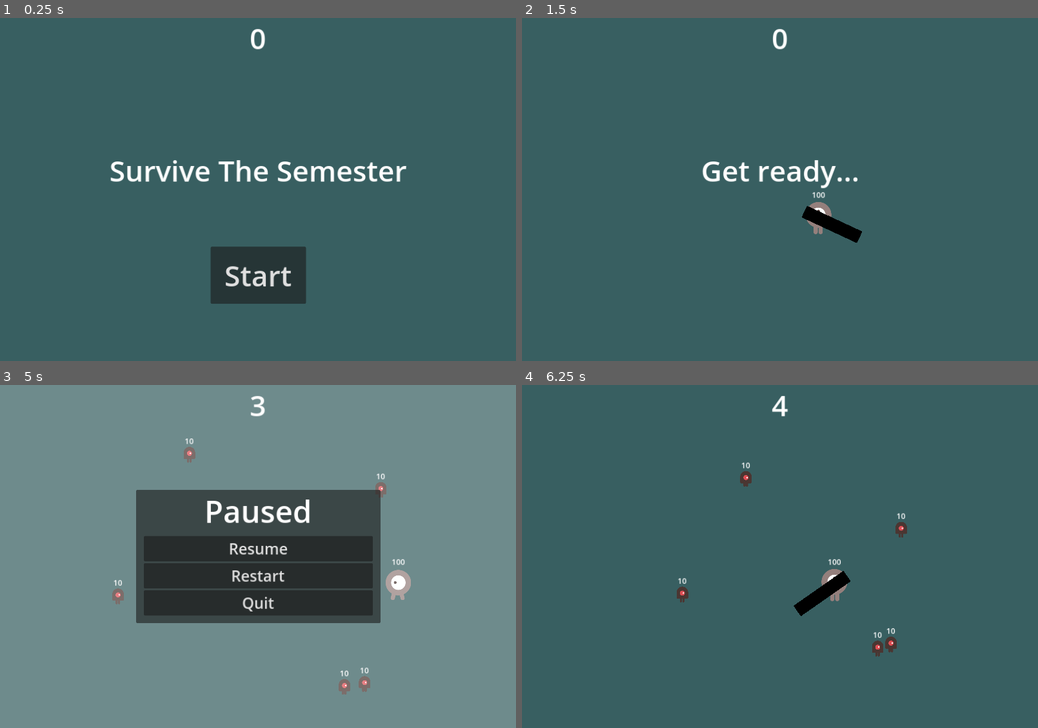
Above: before the commit, frames 1-4 (two rows, left to right).
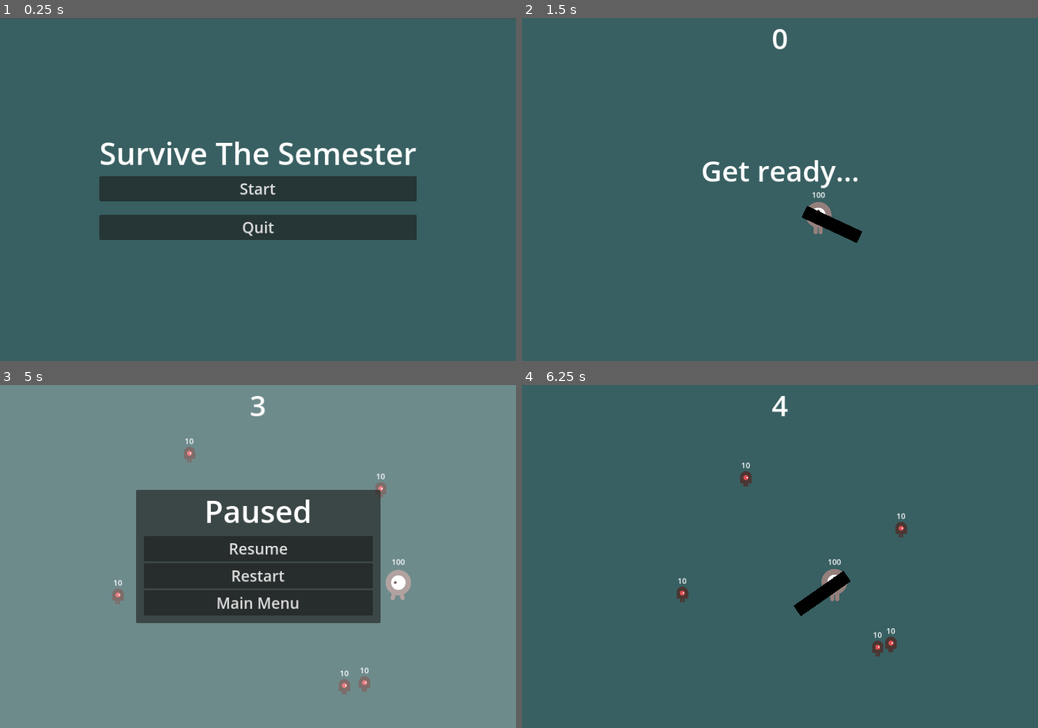
Above: after the commit, the same moments.

Repository: LimZiJia/SurviveTheSemester
Game: Godot game, scene res://gui/start_screen.tscn
Two runs of this game, one before a commit and one after it. Both use one fixed random seed, a clock stepped at 60 frames per second and the inputs below. Before the commit the project starts from res://world/world.tscn.
Inputs (mouse positions are in pixels of both pictures, inside the frame that each line leads up to):
- Up to frame 1 (0.25 s): no input
- Up to frame 2 (1.5 s): click "Start" at 0.5 s; tap Enter (start_game) at 1.25 s; move the mouse to (893, 172) at 1.27 s; hold D (move_right) from 1.28 s (still down); tap Space (attack) at 1.35 s
- Up to frame 3 (5 s): move the mouse to (154, 573) at 2.02 s; release D (move_right) at 2.03 s; hold S (move_down) 2.03-2.78 s; tap Space (attack) at 2.1, 3.05, 3.6, 4.35 s; move the mouse to (309, 481) at 2.77 s; hold D (move_right) 2.78-3.53 s; tap Enter (start_game) at 2.85 s; move the mouse to (232, 625) at 3.52 s; hold W (move_up) 3.53-4.28 s; move the mouse to (412, 607) at 4.27 s; hold A (move_left) from 4.28 s (still down); tap Escape (pause) at 4.9 s
- Up to frame 4 (6.25 s): release A (move_left) at 5 s; click "Resume" at 5 s; move the mouse to (625, 505) at 5.77 s; hold A (move_left) from 5.78 s (still down); tap Enter (start_game) at 5.85 s; tap Space (attack) at 6.05 s

The runs differ from the first frame. In frame 1, 15% of the frame differs, in the area x 19-81%, y 3-84%; in frame 2, nothing differs; in frame 3, 0.3%; in frame 4, nothing differs.

Commit message:
Added start menu
1) Added start menu and made it main scene
2) Added custom button that expands upon hover
3) Reinitialised player animation upon game start so that player is not facing upside down
4) Refixed ghost melee upon game start

Diff:
--- a/characters/player/player.gd
+++ b/characters/player/player.gd
@@ -6,8 +6,10 @@
 @export var speed := 400.0
 @onready var screen_size := get_viewport_rect().size
 
-# NORTH = 0; NORTHEAST = 1; EAST = 2; SOUTHEAST = 3
-# SOUTH = 4; SOUTHWEST = 5; WEST = 6; NORTHWEST = 7
+enum {
+	NORTH, NORTHEAST, EAST, SOUTHEAST,
+	SOUTH, SOUTHWEST, WEST, NORTHWEST
+}
 var facing = 0
 
 func _ready() -> void:
@@ -48,21 +50,21 @@
 		pass
 	else:
 		if direction.x == 0 and direction.y < 0:
-			facing = 0
+			facing = NORTH
 		elif direction.x > 0 and direction.y < 0:
-			facing = 1
+			facing = NORTHEAST
 		elif direction.x > 0 and direction.y == 0:
-			facing = 2
+			facing = EAST
 		elif direction.x > 0 and direction.y > 0:
-			facing = 3
+			facing = SOUTHEAST
 		elif direction.x == 0 and direction.y > 0:
-			facing = 4
+			facing = SOUTH
 		elif direction.x < 0 and direction.y > 0:
-			facing = 5
+			facing = SOUTHWEST
 		elif direction.x < 0 and direction.y == 0:
-			facing = 6
+			facing = WEST
 		elif direction.x < 0 and direction.y < 0:
-			facing = 7
+			facing = NORTHWEST
 
 	if Input.is_action_just_pressed("attack"):
 		$Melee.attack(facing)
@@ -70,6 +72,7 @@
 
 func start(new_position: Vector2) -> void:
 	position = new_position
+	$AnimatedSprite2D.animation = "right"
 	$HealthLabel.initialize_health()
 	show()
 	$HurtboxArea/CollisionShape2D.disabled = false
--- a/characters/player/player.tscn
+++ b/characters/player/player.tscn
@@ -1,4 +1,4 @@
-[gd_scene load_steps=11 format=3]
+[gd_scene load_steps=11 format=3 uid="uid://dgnfyta6pefgk"]
 
 [ext_resource type="Script" path="res://characters/player/player.gd" id="1_7xkn6"]
 [ext_resource type="Texture2D" uid="uid://cw8xsl33p3b7g" path="res://characters/player/player-up-1.png" id="2_qshyo"]
--- /dev/null
+++ b/gui/hoverable_button.gd
@@ -0,0 +1,15 @@
+class_name HoverableButton
+extends Button
+
+var original_size := scale
+var grow_size := Vector2(1.1, 1.1)
+var dur := 0.1
+
+func _ready() -> void:
+	mouse_entered.connect(resize_button.bind(grow_size))
+	mouse_exited.connect(resize_button.bind(original_size))
+
+
+func resize_button(size: Vector2):
+	var tween = create_tween().set_trans(Tween.TRANS_LINEAR).set_ease(Tween.EASE_IN_OUT)
+	tween.tween_property(self, "scale", size, dur)
--- /dev/null
+++ b/gui/hoverable_button.tscn
@@ -0,0 +1,8 @@
+[gd_scene load_steps=2 format=3 uid="uid://c31r2lol6chbc"]
+
+[ext_resource type="Script" path="res://gui/hoverable_button.gd" id="1_61elu"]
+
+[node name="HoverableButton" type="Button"]
+theme_override_font_sizes/font_size = 32
+text = "	"
+script = ExtResource("1_61elu")
--- a/gui/hud.gd
+++ b/gui/hud.gd
@@ -2,36 +2,50 @@
 
 signal start_game
 
+@onready var score_label = $ScoreLabel
+@onready var message_label = $MessageLabel
+@onready var buttons = $Buttons
+@onready var play_button = $Buttons/PlayButton
+@onready var main_menu_button = $Buttons/MainMenuButton
+@onready var message_timer = $MessageTimer
+
+func _ready() -> void:
+	play_button.pressed.connect(play_again)
+	main_menu_button.pressed.connect(go_to_main)
+
 func update_score(score: int) -> void:
-	$ScoreLabel.text = str(score)
+	score_label.text = str(score)
 
 
 func show_message(text: String) -> void:
-	$MessageLabel.text = text
-	$MessageLabel.show()
+	message_label.text = text
+	message_label.show()
 
 
 func hide_message() -> void:
-	$MessageLabel.hide()
+	message_label.hide()
 
 
 func show_message_with_time(text: String, time: float) -> void:
 	show_message(text)
-	$MessageTimer.start(time)
+	message_timer.start(time)
 
 
 func show_game_over() -> void:
 	show_message_with_time("Game Over", 2.0)
-	await($MessageTimer.timeout)
+	await(message_timer.timeout)
 	show_message("Survive The Semester")
 	await(get_tree().create_timer(1.0).timeout)
-	$StartButton.show()
+	buttons.show()
 
 
-func _on_start_button_pressed():
-	$StartButton.hide()
+func play_again() -> void:
+	buttons.hide()
 	emit_signal("start_game")
 
 
+func go_to_main() -> void:
+	get_tree().change_scene_to_file("res://gui/start_screen.tscn")
+
 func _on_message_timer_timeout():
-	$MessageLabel.hide()
+	message_label.hide()
--- a/gui/hud.tscn
+++ b/gui/hud.tscn
@@ -1,4 +1,4 @@
-[gd_scene load_steps=4 format=3]
+[gd_scene load_steps=4 format=3 uid="uid://dm1nq70ovhvxu"]
 
 [ext_resource type="Script" path="res://gui/hud.gd" id="1_wsv0d"]
 
@@ -41,24 +41,33 @@
 vertical_alignment = 1
 autowrap_mode = 2
 
-[node name="StartButton" type="Button" parent="."]
+[node name="Buttons" type="HSplitContainer" parent="."]
+visible = false
 anchors_preset = 8
 anchor_left = 0.5
 anchor_top = 0.5
 anchor_right = 0.5
 anchor_bottom = 0.5
-offset_left = -100.0
-offset_top = 120.0
-offset_right = 100.0
-offset_bottom = 240.0
+offset_left = -327.0
+offset_top = 70.0
+offset_right = 328.0
+offset_bottom = 161.0
 grow_horizontal = 2
 grow_vertical = 2
+metadata/_edit_group_ = true
+
+[node name="PlayButton" type="Button" parent="Buttons"]
+layout_mode = 2
 theme_override_font_sizes/font_size = 60
 shortcut = SubResource("Shortcut_vdjpj")
-text = "Start"
+text = "Play Again"
+
+[node name="MainMenuButton" type="Button" parent="Buttons"]
+layout_mode = 2
+theme_override_font_sizes/font_size = 60
+text = "Main Menu"
 
 [node name="MessageTimer" type="Timer" parent="."]
 one_shot = true
 
-[connection signal="pressed" from="StartButton" to="." method="_on_start_button_pressed"]
 [connection signal="timeout" from="MessageTimer" to="." method="_on_message_timer_timeout"]
--- a/gui/pause_menu.gd
+++ b/gui/pause_menu.gd
@@ -4,13 +4,13 @@
 	$CenterContainer/PanelContainer/MarginContainer/VBoxContainer/ResumeButton
 @onready var restart_button: Button = \
 	$CenterContainer/PanelContainer/MarginContainer/VBoxContainer/RestartButton
-@onready var quit_button: Button = \
-	$CenterContainer/PanelContainer/MarginContainer/VBoxContainer/QuitButton
+@onready var return_button: Button = \
+	$CenterContainer/PanelContainer/MarginContainer/VBoxContainer/ReturnButton
 
 func _ready() -> void:
 	resume_button.pressed.connect(resume)
 	restart_button.pressed.connect(restart)
-	quit_button.pressed.connect(get_tree().quit)
+	return_button.pressed.connect(return_to_main)
 
 
 func pause() -> void:
@@ -19,7 +19,6 @@
 
 
 func resume() -> void:
-	print("hi")
 	self.visible = false
 	get_tree().paused = false
 
@@ -28,3 +27,8 @@
 	self.visible = false
 	get_tree().paused = false
 	owner.restart_game()
+
+
+func return_to_main() -> void:
+	get_tree().paused = false
+	get_tree().change_scene_to_file("res://gui/start_screen.tscn")
--- a/gui/pause_menu.tscn
+++ b/gui/pause_menu.tscn
@@ -1,4 +1,4 @@
-[gd_scene load_steps=2 format=3]
+[gd_scene load_steps=2 format=3 uid="uid://cma2atas5feag"]
 
 [ext_resource type="Script" path="res://gui/pause_menu.gd" id="1_t2tc5"]
 
@@ -61,9 +61,9 @@
 theme_override_font_sizes/font_size = 32
 text = "Restart"
 
-[node name="QuitButton" type="Button" parent="CenterContainer/PanelContainer/MarginContainer/VBoxContainer"]
+[node name="ReturnButton" type="Button" parent="CenterContainer/PanelContainer/MarginContainer/VBoxContainer"]
 layout_mode = 2
 theme_override_font_sizes/font_size = 32
-text = "Quit	"
+text = "Main Menu"
 
 [connection signal="pressed" from="CenterContainer/PanelContainer/MarginContainer/VBoxContainer/ResumeButton" to="." method="resume"]
--- /dev/null
+++ b/gui/start_screen.gd
@@ -0,0 +1,16 @@
+extends Control
+
+@export var game_scene: PackedScene
+
+@onready var start_button := \
+	$CenterContainer/MarginContainer/VBoxContainer/StartButton
+@onready var quit_button := \
+	$CenterContainer/MarginContainer/VBoxContainer/QuitButton
+
+func _ready() -> void:
+	start_button.pressed.connect(start)
+	quit_button.pressed.connect(get_tree().quit)
+
+
+func start() -> void:
+	get_tree().change_scene_to_packed(game_scene)
--- /dev/null
+++ b/gui/start_screen.tscn
@@ -0,0 +1,66 @@
+[gd_scene load_steps=4 format=3 uid="uid://bcarcud3krk67"]
+
+[ext_resource type="Script" path="res://gui/start_screen.gd" id="1_icddk"]
+[ext_resource type="Script" path="res://gui/hoverable_button.gd" id="1_ml0j7"]
+[ext_resource type="PackedScene" uid="uid://dkjp5y0h8nykh" path="res://world/world.tscn" id="2_j88bu"]
+
+[node name="StartScreen" type="Control"]
+layout_mode = 3
+anchors_preset = 15
+anchor_right = 1.0
+anchor_bottom = 1.0
+offset_top = 1.0
+offset_bottom = 1.0
+grow_horizontal = 2
+grow_vertical = 2
+script = ExtResource("1_icddk")
+game_scene = ExtResource("2_j88bu")
+
+[node name="Background" type="ColorRect" parent="."]
+layout_mode = 1
+anchors_preset = 15
+anchor_right = 1.0
+anchor_bottom = 1.0
+grow_horizontal = 2
+grow_vertical = 2
+color = Color(0.219608, 0.372549, 0.380392, 1)
+
+[node name="CenterContainer" type="CenterContainer" parent="."]
+layout_mode = 1
+anchors_preset = 15
+anchor_right = 1.0
+anchor_bottom = 1.0
+grow_horizontal = 2
+grow_vertical = 2
+
+[node name="MarginContainer" type="MarginContainer" parent="CenterContainer"]
+layout_mode = 2
+theme_override_constants/margin_left = 16
+theme_override_constants/margin_right = 16
+theme_override_constants/margin_bottom = 16
+
+[node name="VBoxContainer" type="VBoxContainer" parent="CenterContainer/MarginContainer"]
+layout_mode = 2
+
+[node name="Label" type="Label" parent="CenterContainer/MarginContainer/VBoxContainer"]
+layout_mode = 2
+theme_override_font_sizes/font_size = 64
+text = "Survive The Semester"
+horizontal_alignment = 1
+
+[node name="StartButton" type="Button" parent="CenterContainer/MarginContainer/VBoxContainer"]
+layout_mode = 2
+theme_override_font_sizes/font_size = 32
+text = "Start"
+script = ExtResource("1_ml0j7")
+
+[node name="VBoxContainer" type="VBoxContainer" parent="CenterContainer/MarginContainer/VBoxContainer"]
+custom_minimum_size = Vector2(0, 20)
+layout_mode = 2
+size_flags_vertical = 3
+
+[node name="QuitButton" type="Button" parent="CenterContainer/MarginContainer/VBoxContainer"]
+layout_mode = 2
+theme_override_font_sizes/font_size = 32
+text = "Quit"
+script = ExtResource("1_ml0j7")
--- a/project.godot
+++ b/project.godot
@@ -11,7 +11,7 @@
 [application]
 
 config/name="Survive The Semester"
-run/main_scene="res://world/world.tscn"
+run/main_scene="res://gui/start_screen.tscn"
 config/features=PackedStringArray("4.0", "GL Compatibility")
 config/icon="res://assets/icon.svg"
 
--- a/weapons/melee/melee.tscn
+++ b/weapons/melee/melee.tscn
@@ -1,4 +1,4 @@
-[gd_scene load_steps=14 format=3]
+[gd_scene load_steps=14 format=3 uid="uid://b14ugiop6dl8p"]
 
 [ext_resource type="Script" path="res://weapons/melee/melee.gd" id="1_qj504"]
 [ext_resource type="Texture2D" uid="uid://cemfsi5xqh8jf" path="res://weapons/melee/melee.png" id="2_xy5nt"]
@@ -358,6 +358,7 @@
 [node name="CollisionShape2D" type="CollisionShape2D" parent="Sprite2D/HitboxArea"]
 position = Vector2(14.988, -352.273)
 shape = SubResource("RectangleShape2D_5uff8")
+disabled = true
 
 [node name="AnimationPlayer" type="AnimationPlayer" parent="."]
 libraries = {
--- a/world/world.gd
+++ b/world/world.gd
@@ -3,6 +3,9 @@
 
 var score := 0
 var is_playing := false
+
+func _ready() -> void:
+	new_game()
 
 
 func new_game() -> void:
--- a/world/world.tscn
+++ b/world/world.tscn
@@ -1,11 +1,11 @@
-[gd_scene load_steps=8 format=3]
+[gd_scene load_steps=8 format=3 uid="uid://dkjp5y0h8nykh"]
 
 [ext_resource type="PackedScene" path="res://characters/enemies/mob/mob.tscn" id="1_0euvk"]
-[ext_resource type="PackedScene" path="res://characters/player/player.tscn" id="1_63u67"]
+[ext_resource type="PackedScene" uid="uid://dgnfyta6pefgk" path="res://characters/player/player.tscn" id="1_63u67"]
 [ext_resource type="Script" path="res://world/world.gd" id="1_icddk"]
-[ext_resource type="PackedScene" path="res://gui/hud.tscn" id="3_cdudp"]
+[ext_resource type="PackedScene" uid="uid://dm1nq70ovhvxu" path="res://gui/hud.tscn" id="3_cdudp"]
 [ext_resource type="PackedScene" path="res://controllers/wave_controller.tscn" id="3_mnirc"]
-[ext_resource type="PackedScene" path="res://gui/pause_menu.tscn" id="6_7j38u"]
+[ext_resource type="PackedScene" uid="uid://cma2atas5feag" path="res://gui/pause_menu.tscn" id="6_7j38u"]
 
 [sub_resource type="Curve2D" id="Curve2D_u2oqr"]
 _data = {
@@ -13,7 +13,7 @@
 }
 point_count = 5
 
-[node name="Main" type="Node"]
+[node name="World" type="Node"]
 script = ExtResource("1_icddk")
 
 [node name="HUD" parent="." instance=ExtResource("3_cdudp")]
